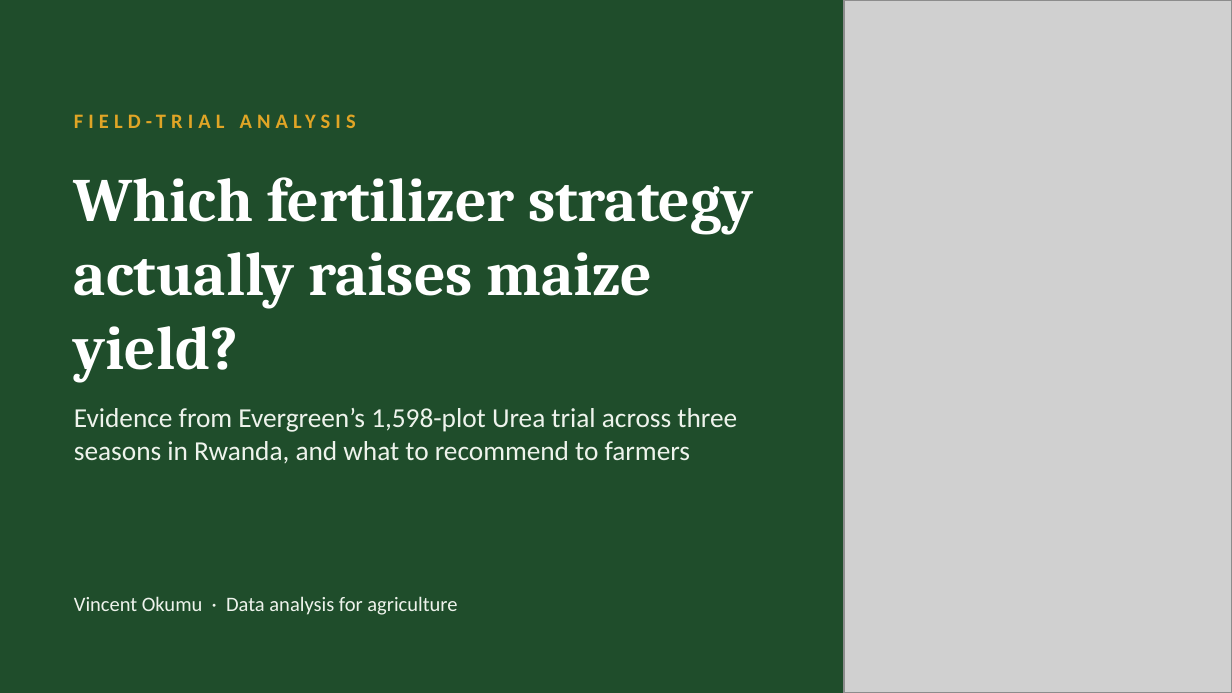
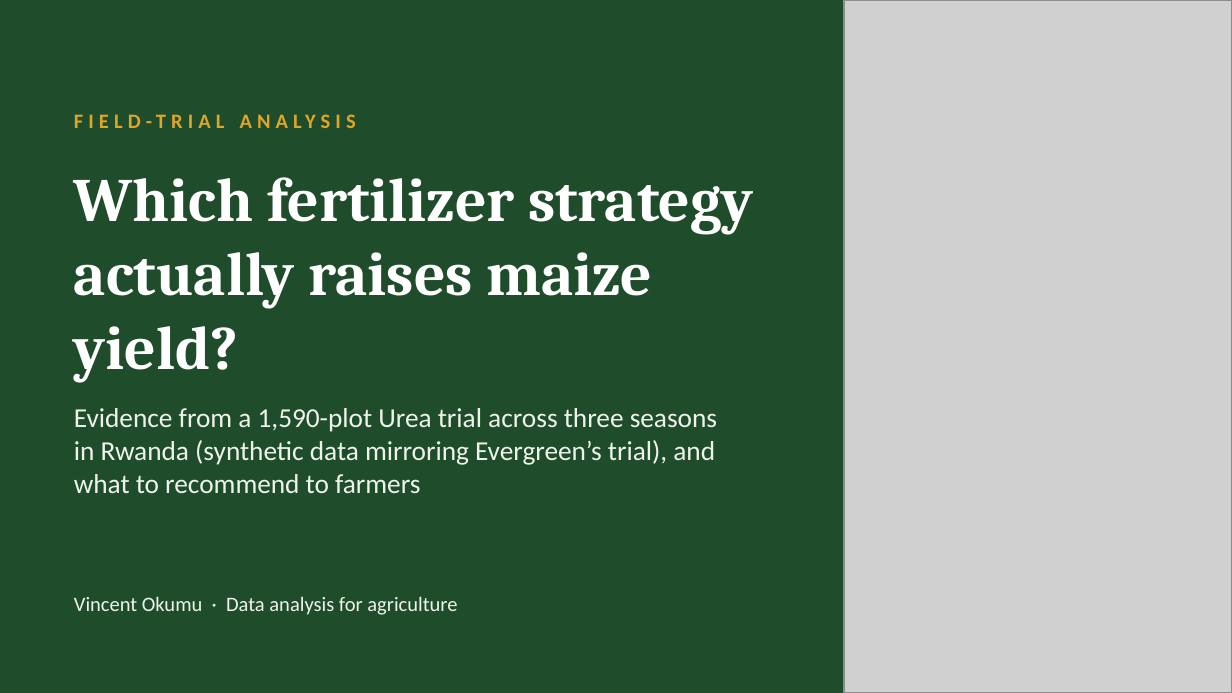
Before and after one commit to Vin-Okumu/maize-yield-optimization, a slide deck: slide 1 of 03_Report/reports/Maize_Yield_Client_Deck.pptx. Drawn at 1232x693 pixels with LibreOffice and Linux fonts; fonts in the diff are those of the drawing; grey boxes stand for pictures. Boxes give left, top, right and bottom in pixels: in the first picture for what was removed or moved away, otherwise in the second. Text is boxed around its words. In the diff, an @@ line names an element or a change of style, - is before the commit and + after.

```diff
--- a/03_Report/reports/Maize_Yield_Client_Deck.pptx
+++ b/03_Report/reports/Maize_Yield_Client_Deck.pptx
@@ text at (74, 408, 717, 493): text changed @@
-Evidence from Evergreen’s 1,598-plot Urea trial across three seasons in Rwanda, and what to recommend to farmers
+Evidence from a 1,590-plot Urea trial across three seasons in Rwanda (synthetic data mirroring Evergreen’s trial), and what to recommend to farmers
```
Also in this commit, not shown: 6 other slides changed, 44 other files.
